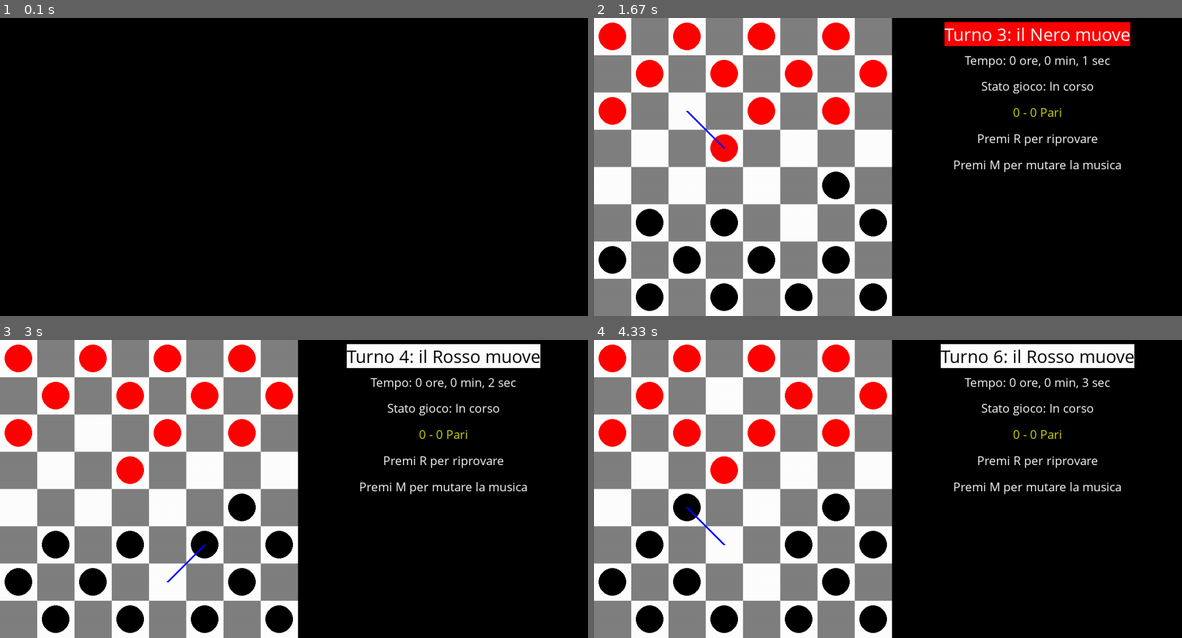
Above: before the commit, frames 1-4 (two rows, left to right).
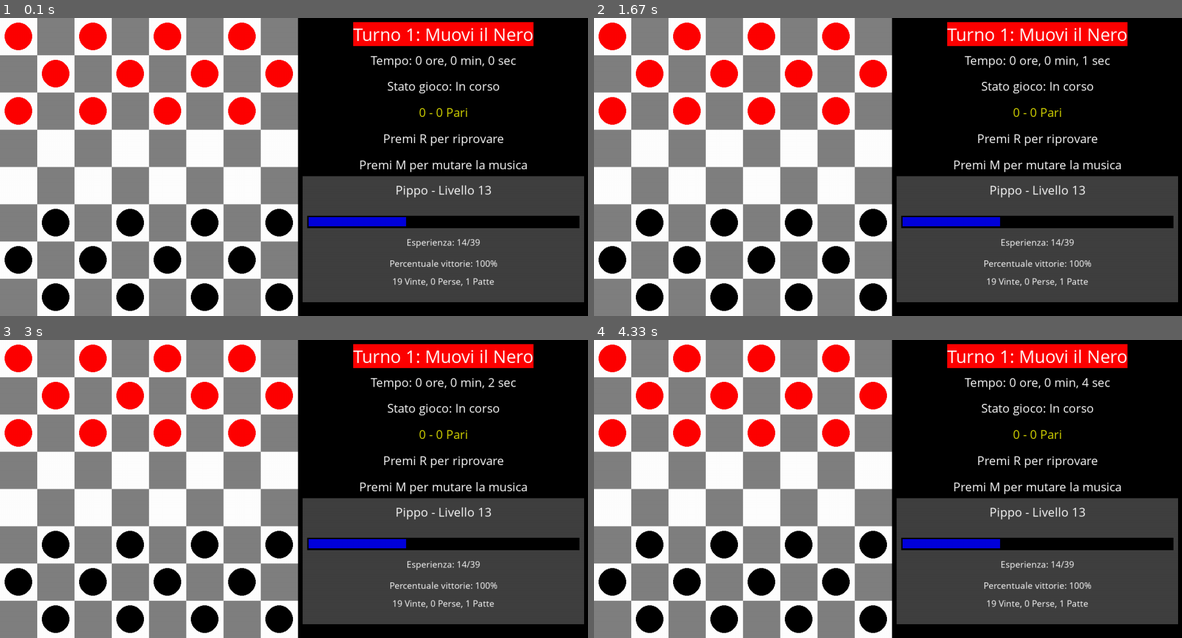
Above: after the commit, the same moments.

Repository: AlessandroBonomo28/pygame-tests
Game: pygame game, started from dama/game.py
The game is run twice, just before and just after one commit, with the same random seed, the same clock (stepped at 60 frames per second) and the same inputs.
Inputs (mouse positions are in pixels of both pictures, inside the frame that each line leads up to):
- Up to frame 1 (0.1 s): no input
- Up to frame 2 (1.67 s): click (888, 167) at 0.38 s
- Up to frame 3 (3 s): no input
- Up to frame 4 (4.33 s): no input

The runs differ from the first frame. In frame 1, 69% of the frame differs, in the area x 0-100%, y 0-100%; in frame 2, 21%; in frame 3, 23%; in frame 4, 24%.

Commit message:
rename + build.py fix

Diff:
--- a/test1/build.py
+++ b/dama/build.py
@@ -5,10 +5,10 @@
 os.system("pyinstaller game.py")
 
 # copy game_settings.json to dist folder
-os.system("copy game_settings.json dist")
+os.system("copy game_settings.json dist\game")
 
 # copy loop.mp3 to dist folder
-os.system("copy loop.mp3 dist")
+os.system("copy loop.mp3 dist\game")
 
 # copy sound directory with all files to dist folder
-os.system("xcopy sound dist\sound /E /I /Y")
+os.system("xcopy sounds dist\game\sounds /E /I /Y")
--- a/test1/game.py
+++ b/dama/game.py
@@ -249,7 +249,7 @@
 
 exit = False
 RED_AI_enabled = True
-BLACK_AI_enabled = True
+BLACK_AI_enabled = False
 auto_reset = False
 
 player = Player("Pippo")
Renamed: test1/data/player.json -> dama/data/player.json
Renamed: test1/game_settings.json -> dama/game_settings.json
Empty file added: dama/model/__init__.py
Renamed: test1/model/dama.py -> dama/model/dama.py
Renamed: test1/model/player.py -> dama/model/player.py
Renamed: test1/requirements.txt -> dama/requirements.txt
Not shown, added: dama/.gitignore
Not shown, added: dama/loop.mp3
Not shown, added: dama/sounds/dama.mp3
Not shown, added: dama/sounds/draw.mp3
Not shown, added: dama/sounds/enemy_dama.mp3
Not shown, added: dama/sounds/lose.mp3
(and 2 more such lines)
